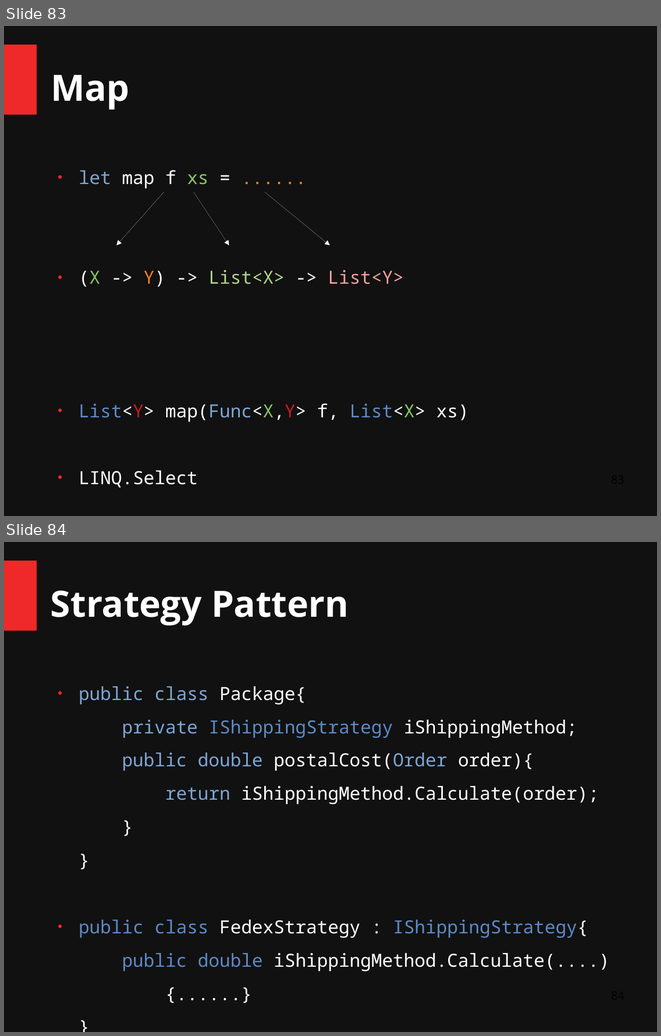
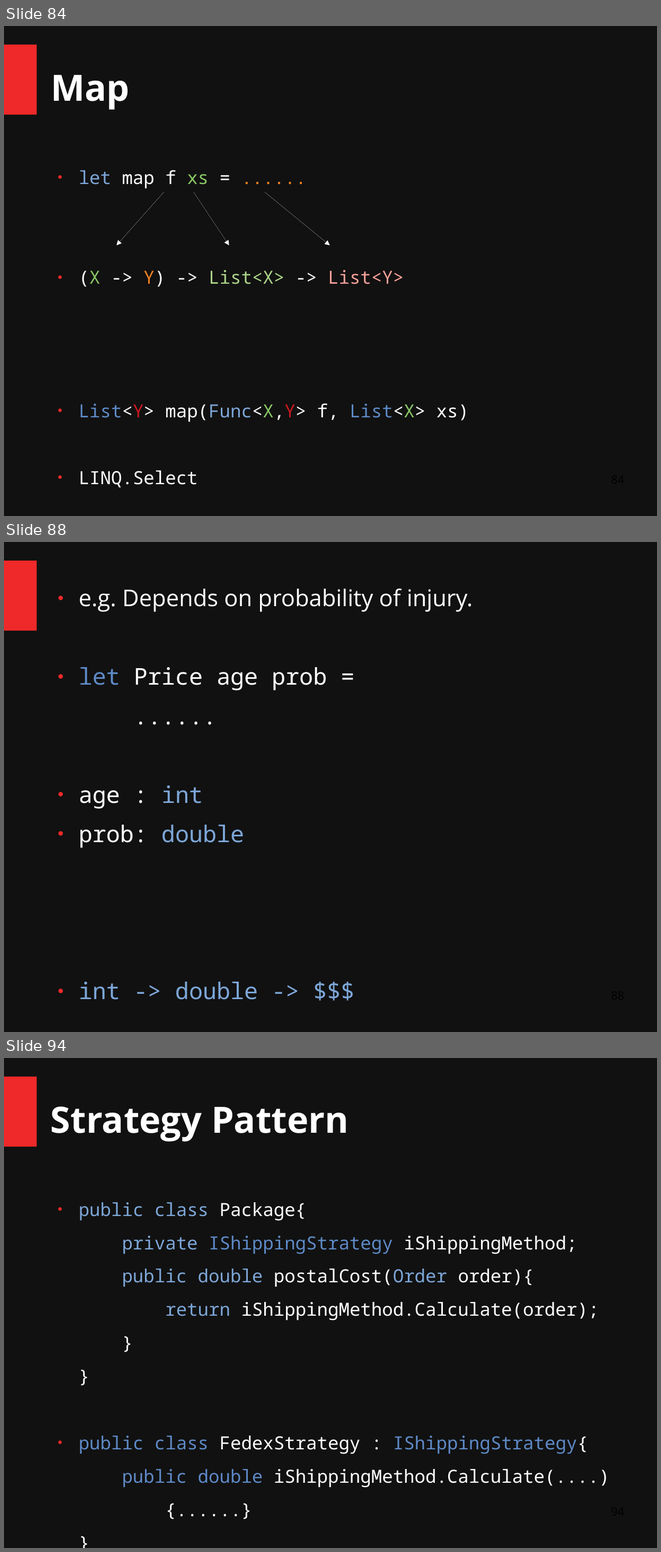
Before and after one commit to ChangHaiBin/FSharpPowerPoint, a slide deck: FSharp Talk Dark.odp. Shown one above the other, each under a label of ours: slides 83 and 84 before the commit, slides 84, 88 and 94 after it; the slides between them are not shown. The pictures are 661x1036 and 661x1552 pixels, drawn with LibreOffice and Linux fonts; fonts in the diff are those of the drawing. Boxes give left, top, right and bottom in pixels: in the first picture for what was removed or moved away, otherwise in the second. Text is boxed around its words. In the diff, an @@ line names an element or a change of style, - is before the commit and + after.

```diff
--- a/FSharp Talk Dark.odp
+++ b/FSharp Talk Dark.odp
@@ slide 88 added at (4, 542, 657, 1032), background #111111; not listed: 1 template element that a slide beside it also shows @@
@@ text added at (79, 588, 473, 999), 28 pt, text #FFFFFF @@
+● e.g. Depends on probability of injury.
+● let Price age prob =
+......
+● age : int
+● prob: double
+● int -> double -> $$$
@@ what was slide 83 is now slide 84 @@
@@ what was slide 84 is now slide 94 @@
```
Also in this commit, not shown: 4 slides changed, 9 other slides added, 1 slide removed, 4 other files.
